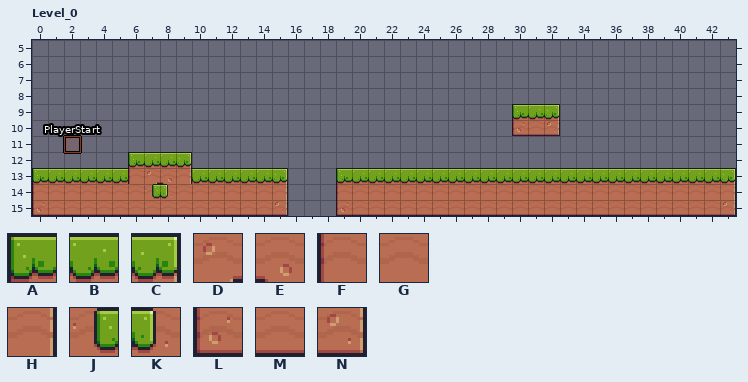
One commit to this LDtk project: assets/level/lvl0.ldtk. The first picture shows the starting point.
Cells are 16x16 px. Shown: Level_0 x 0..43, y 5..15. The commit also changed other parts of the map, which this record leaves out.
Key: from "Terrain": A 6, B 7, C 8, D 9, E 10, F 28, G 29, H 30, J 31, K 32, L 50, M 51, N 52.
_ is an empty cell.
Layer "Tiles" before, first column x 0:
 5 ____________________________________________
 6 ____________________________________________
 7 ____________________________________________
 8 ____________________________________________
 9 ______________________________ABC___________
10 ______________________________LMN___________
11 ____________________________________________
12 ______ABBC__________________________________
13 ABBBBBFDEHBBBBBC___ABBBBBBBBBBBBBBBBBBBBBBBC
14 FGGGGGGJKGGGGGGH___FGGGGGGGGGGGGGGGGGGGGGGGH
15 LMMMMMMMMMMMMMMN___LMMMMMMMMMMMMMMMMMMMMMMMN
New version:
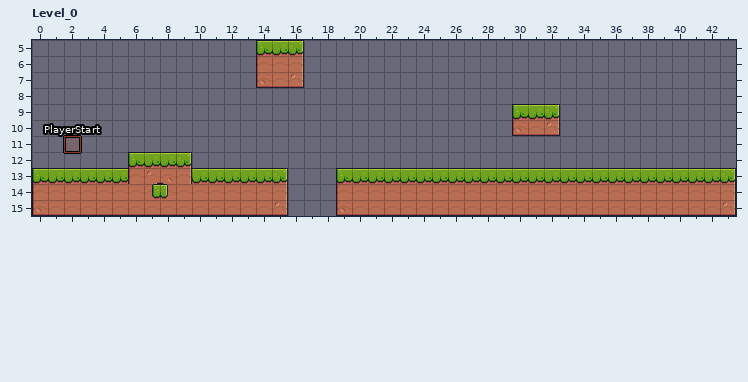
What changed:
Layer "Tiles":
y 5: x 14..16 ___ -> ABC
y 6: x 14..16 ___ -> FGH
y 7: x 14..16 ___ -> LMN
Pixel boxes of the changes (left, top, right, bottom) in both pictures:
added: (256, 40, 304, 88)
